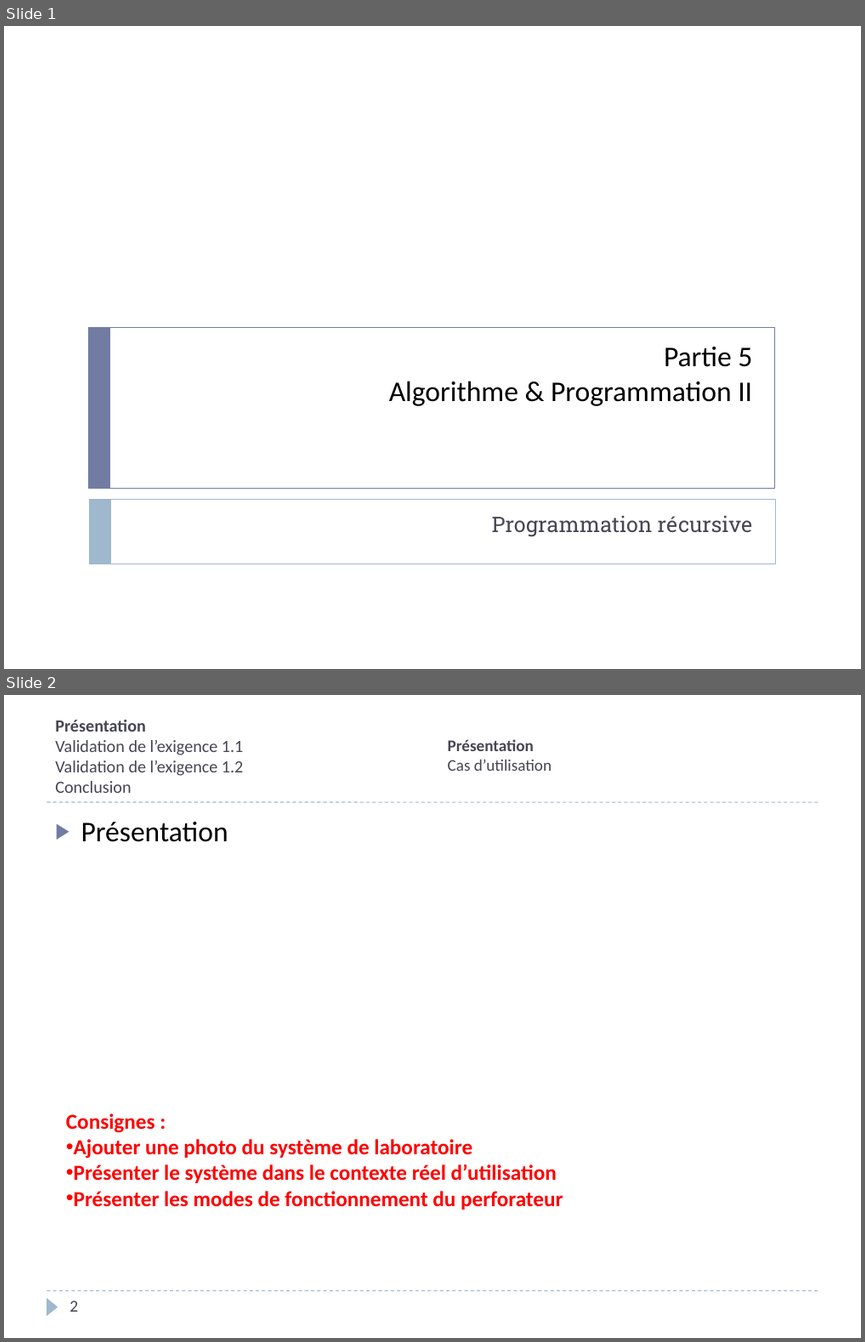
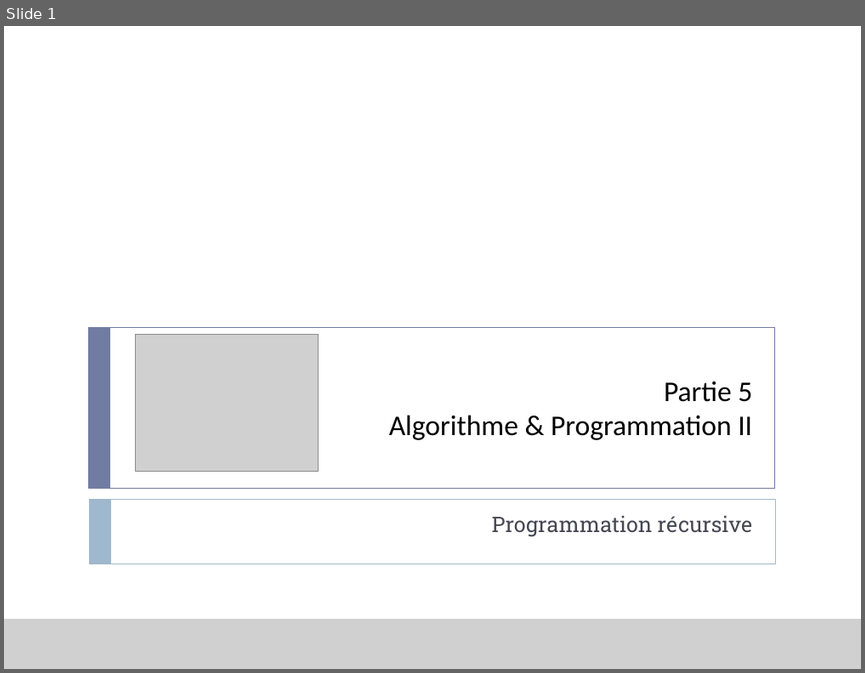
Before and after one commit to xpessoles/Informatique, a slide deck: P_05_AlgorithmiqueProgrammation/01_Recursivite/Presentation/P_05_01_Recursivite_Cours_PPT.pptx. Shown one above the other, each under a label of ours: slides 1 and 2 before the commit, slide 1 after it. The pictures are 865x1342 and 865x673 pixels, drawn with LibreOffice and Linux fonts; fonts in the diff are those of the drawing; grey boxes stand for pictures; background and template pictures are left out. Boxes give left, top, right and bottom in pixels: in the first picture for what was removed or moved away, otherwise in the second. Text is boxed around its words. In the diff, an @@ line names an element or a change of style, - is before the commit and + after.

```diff
--- a/P_05_AlgorithmiqueProgrammation/01_Recursivite/Presentation/P_05_01_Recursivite_Cours_PPT.pptx
+++ b/P_05_AlgorithmiqueProgrammation/01_Recursivite/Presentation/P_05_01_Recursivite_Cours_PPT.pptx
@@ slide 2 removed at [4, 695, 861, 1338], background #FFFFFF @@
@@ title removed at [55, 720, 243, 793] @@
-Présentation
-Validation de l’exigence 1.1
-Validation de l’exigence 1.2
-Conclusion
@@ text removed at [448, 739, 551, 771] @@
-Présentation
-Cas d’utilisation
@@ line removed from (46, 802) to (818, 802) @@
@@ text removed at [81, 821, 228, 842] @@
-▶ Présentation
@@ text removed at [66, 1113, 562, 1209] @@
-Consignes :
-• Ajouter une photo du système de laboratoire
-• Présenter le système dans le contexte réel d’utilisation
-• Présenter les modes de fonctionnement du perforateur
@@ line removed from (46, 1291) to (818, 1291) @@
@@ triangle removed at [46, 1298, 58, 1315] @@
@@ page number removed at [69, 1300, 78, 1311] @@
-2
@@ slide 1 changed as well @@
@@ rectangle added at [4, 26, 861, 669], fill #FFFFFF at 75% opacity @@
@@ title "Partie 5 Algorithme & Programmation ...": place and size @@
-title "Partie 5 Algorithme & Programmation ..." at [389, 346, 752, 406]
+title "Partie 5 Algorithme & Programmation ..." at [389, 380, 752, 440]
@@ picture added at [136, 334, 318, 471] @@
@@ picture added at [4, 619, 861, 669] @@
```
Also in this commit, not shown: 14 slides added, 1 other slide removed, 4 other files.
